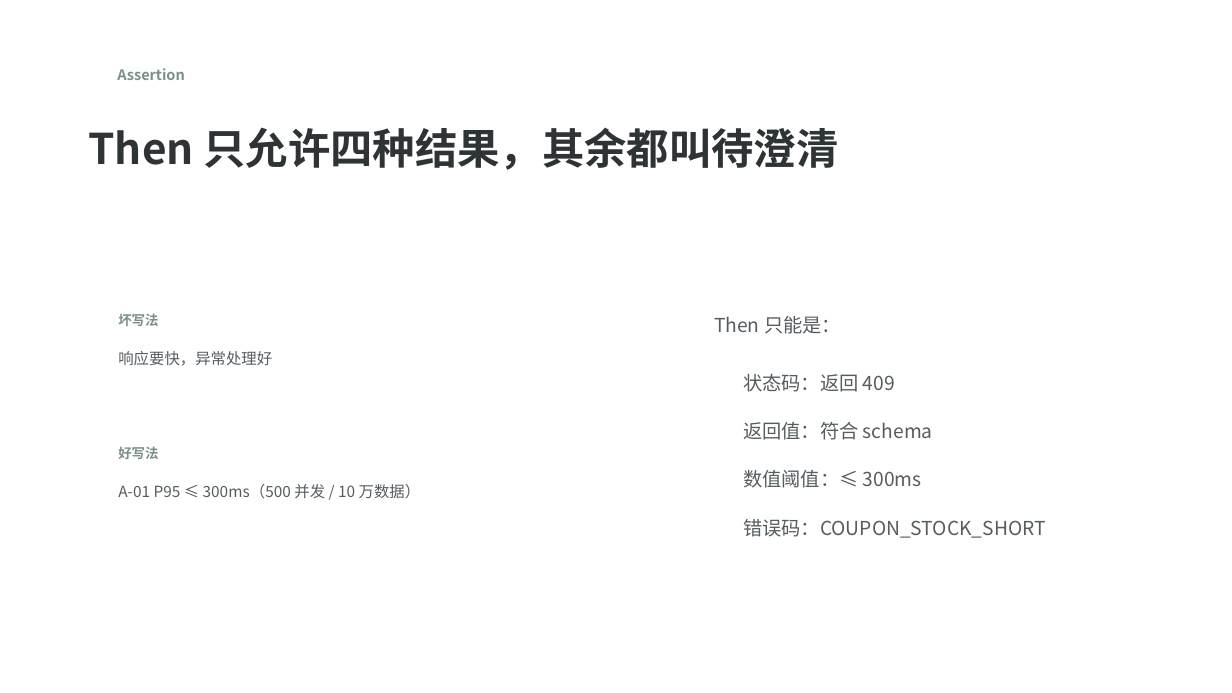
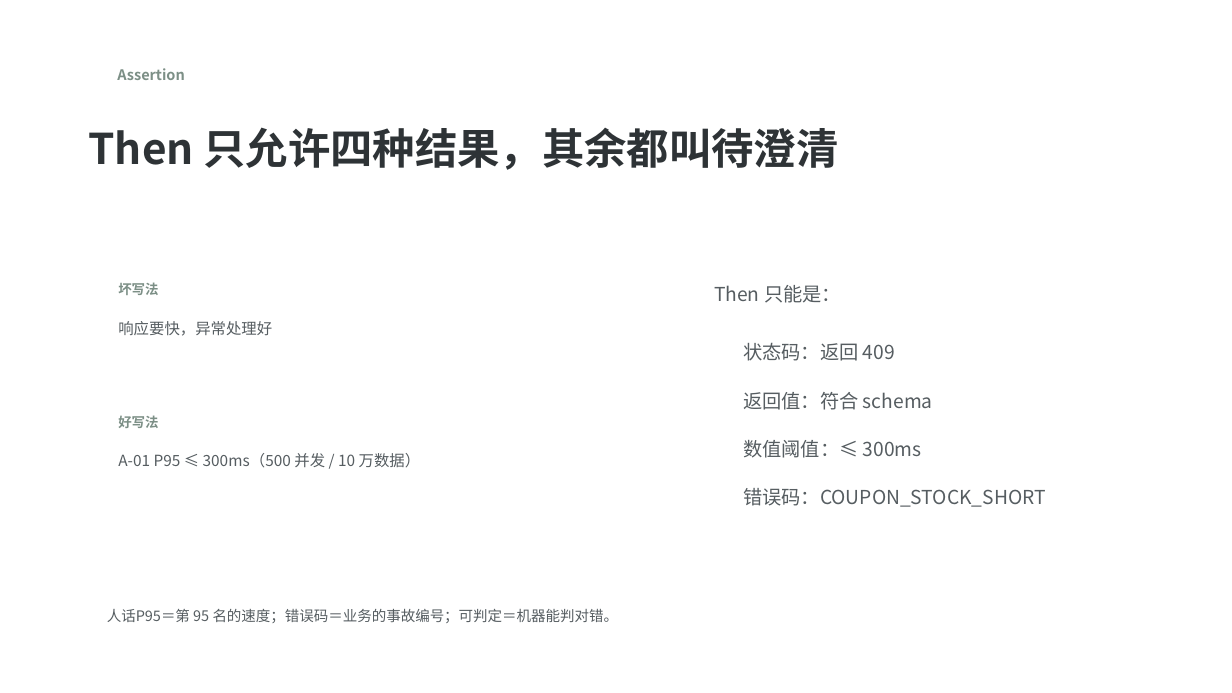
Before and after one commit to aoyousky/ai_project_platform, a slide deck: slide 10 of training/deck/deck.pptx. Drawn at 1232x693 pixels with LibreOffice and Linux fonts; fonts in the diff are those of the drawing; background and template pictures are left out. Boxes give left, top, right and bottom in pixels: in the first picture for what was removed or moved away, otherwise in the second. Text is boxed around its words. In the diff, an @@ line names an element or a change of style, - is before the commit and + after.

```diff
--- a/training/deck/deck.pptx
+++ b/training/deck/deck.pptx
@@ 9 texts: place and size @@
-9 texts at bbox=[118, 313, 1046, 538]
+9 texts at bbox=[118, 282, 1046, 507]
@@ text added at bbox=[107, 609, 619, 623], 11.2 pt, text #565D61 @@
+人话P95＝第 95 名的速度；错误码＝业务的事故编号；可判定＝机器能判对错。
```
Also in this commit, not shown: 12 other slides changed, 1 slide added, 15 other files.
